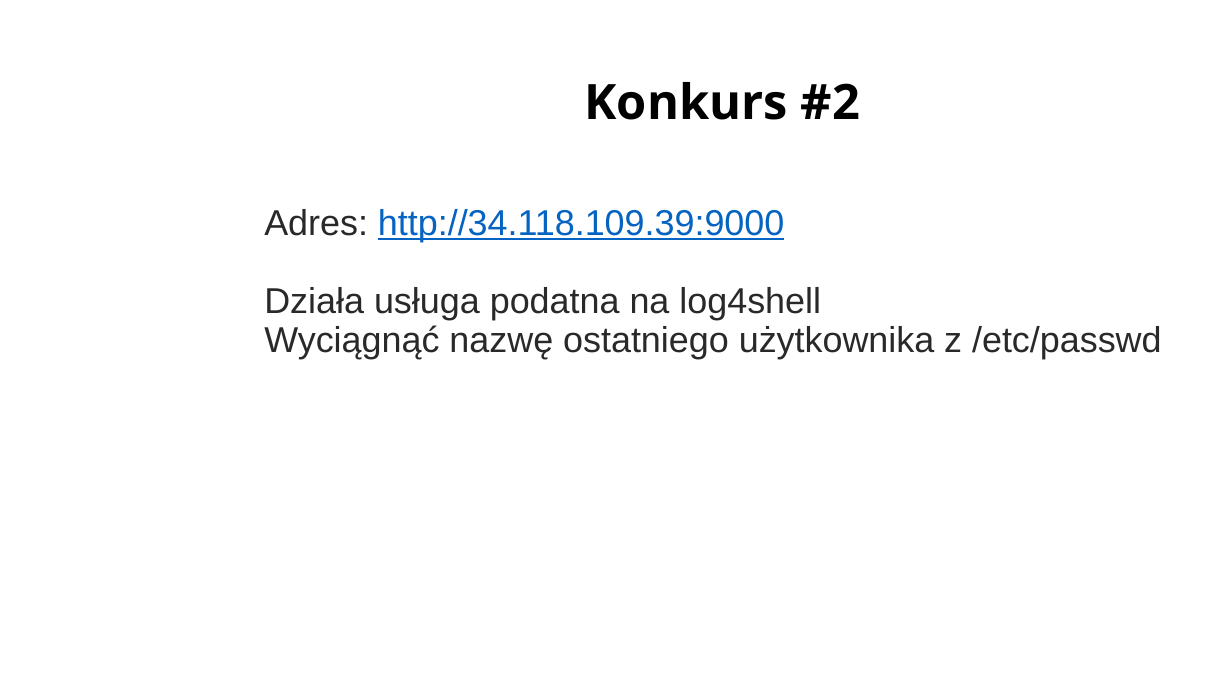
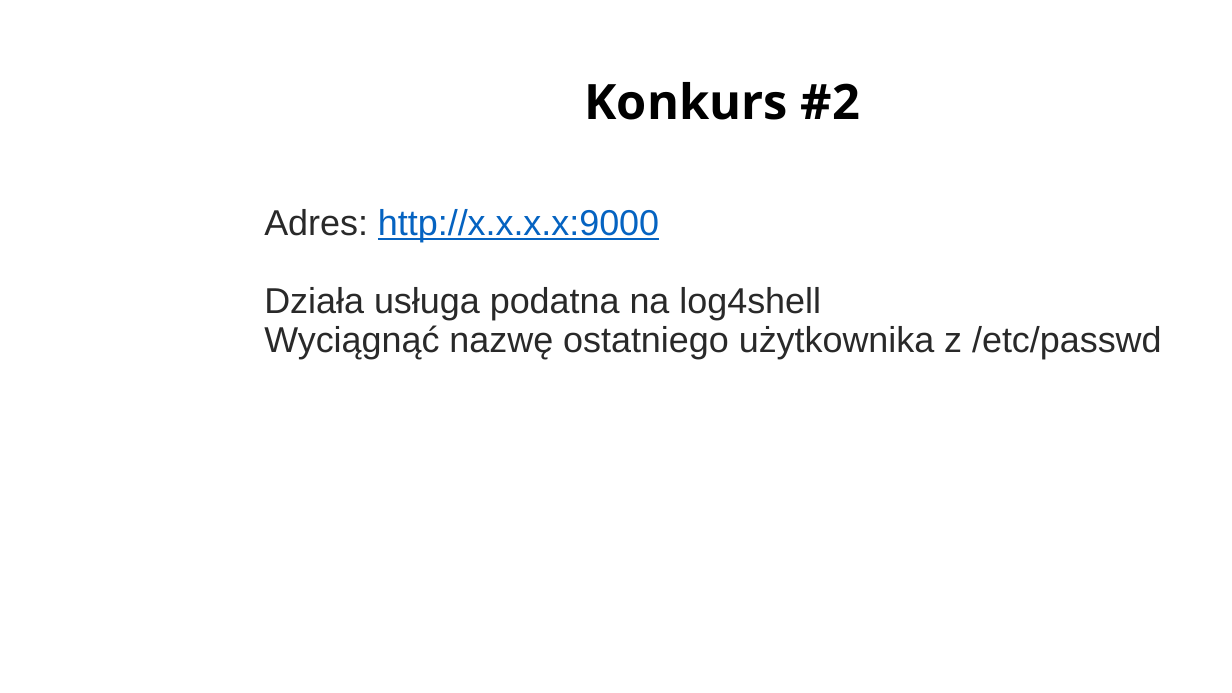
Before and after one commit to sowa-gregory/log4shell, a slide deck: slide 27 of log4shell_admindays.pptx. Drawn at 1232x693 pixels with LibreOffice and Linux fonts; fonts in the diff are those of the drawing; background and template pictures are left out. Boxes give left, top, right and bottom in pixels: in the first picture for what was removed or moved away, otherwise in the second. Text is boxed around its words. In the diff, an @@ line names an element or a change of style, - is before the commit and + after.

```diff
--- a/log4shell_admindays.pptx
+++ b/log4shell_admindays.pptx
@@ text at bbox=[264, 209, 659, 242]: text changed @@
-Adres: http://34.118.109.39:9000
+Adres: http://x.x.x.x:9000
```
Also in this commit, not shown: 7 other slides changed, 2 slides added, 3 slides removed, 3 other files.
